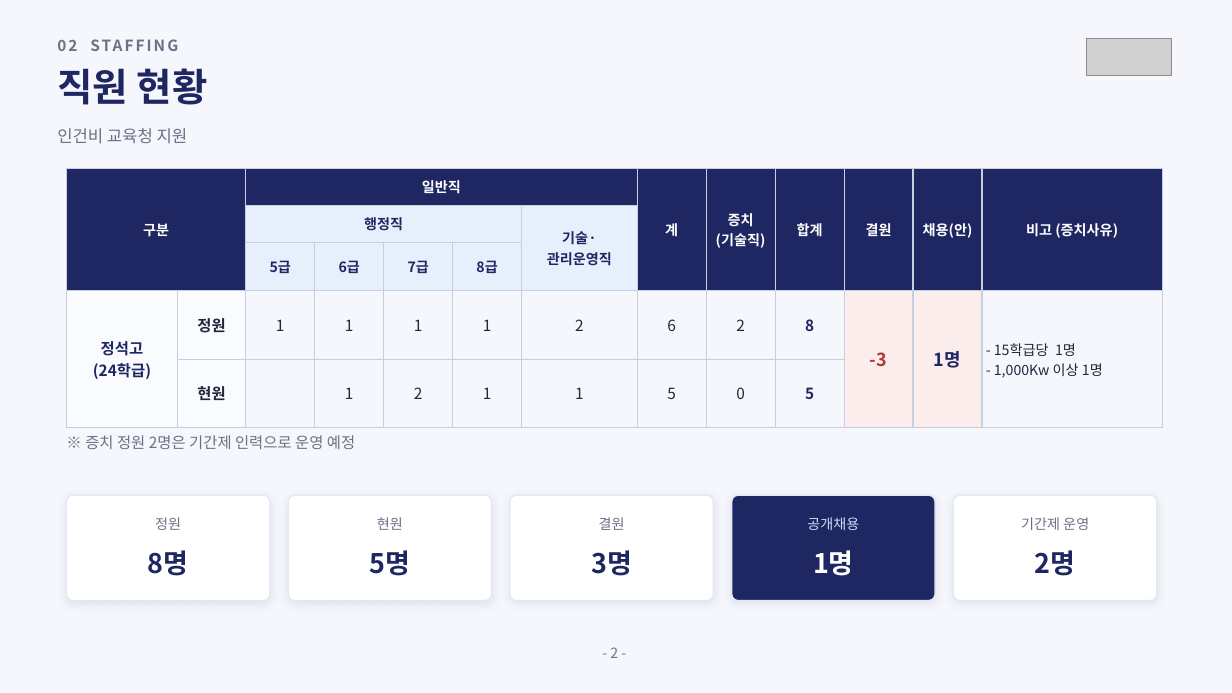
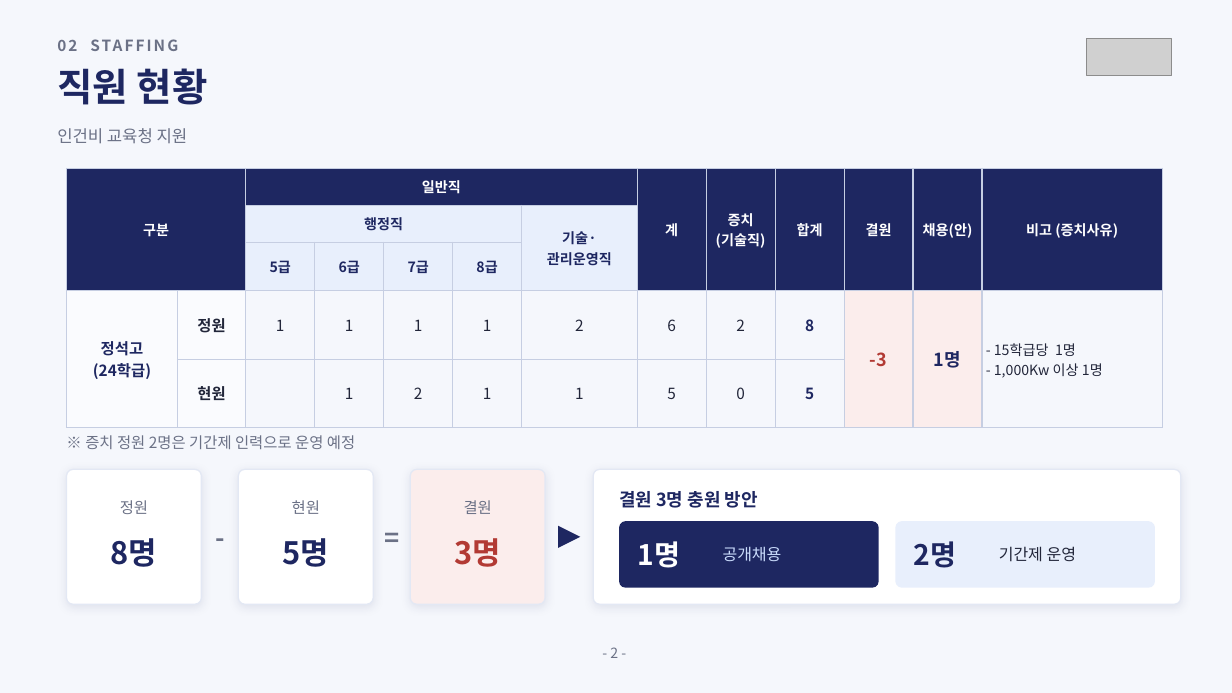
Before and after one commit to sogood459-max/miracle-guy, a slide deck: slide 3 of docs/2027년_사무직원_채용계획안.pptx. Drawn at 1232x693 pixels with LibreOffice and Linux fonts; fonts in the diff are those of the drawing; grey boxes stand for pictures. Boxes give left, top, right and bottom in pixels: in the first picture for what was removed or moved away, otherwise in the second. Text is boxed around its words. In the diff, an @@ line names an element or a change of style, - is before the commit and + after.

```diff
--- a/docs/2027년_사무직원_채용계획안.pptx
+++ b/docs/2027년_사무직원_채용계획안.pptx
@@ rounded rectangle: place and size @@
-rounded rectangle at bbox=[67, 495, 270, 601]
+rounded rectangle at bbox=[67, 470, 201, 604]
@@ text added at bbox=[201, 470, 238, 604], 20 pt, text #6B7186, bold @@
+-
@@ proportions changed in 3 elements at bbox=[67, 470, 201, 604], bbox=[593, 470, 1181, 604], bbox=[238, 470, 373, 604] @@
@@ rounded rectangle: place and size @@
-rounded rectangle at bbox=[288, 495, 492, 601]
+rounded rectangle at bbox=[238, 470, 373, 604]
@@ text added at bbox=[373, 470, 410, 604], 20 pt, text #6B7186, bold @@
+=
@@ rounded rectangle added at bbox=[410, 470, 545, 604], fill #FBEDEC, outline #E3E8F4 1 pt @@
@@ rounded rectangle: place and size @@
-rounded rectangle at bbox=[954, 495, 1157, 601]
+rounded rectangle at bbox=[593, 470, 1181, 604]
@@ text "정원": place and size @@
-text "정원" at bbox=[155, 517, 181, 530]
+text "정원" at bbox=[120, 500, 148, 514]
@@ text "현원": place and size @@
-text "현원" at bbox=[377, 517, 403, 530]
+text "현원" at bbox=[292, 500, 320, 514]
@@ size 11 to 12 pt in 3 elements at bbox=[120, 500, 148, 514], bbox=[292, 500, 320, 514], bbox=[464, 500, 492, 514] @@
@@ text "결원": place and size @@
-text "결원" at bbox=[599, 517, 625, 530]
+text "결원" at bbox=[464, 500, 492, 514]
@@ rounded rectangle removed at bbox=[510, 495, 714, 601] @@
@@ text added at bbox=[619, 491, 758, 508], 14 pt, text #1E2761, bold @@
+결원 3명 충원 방안
@@ text "8명": place and size @@
-text "8명" at bbox=[148, 550, 189, 576]
+text "8명" at bbox=[111, 538, 158, 567]
@@ text "8명" at bbox=[111, 538, 158, 567]: size 21 to 24 pt @@
@@ text "5명" at bbox=[283, 538, 330, 567]: size 21 to 24 pt @@
@@ text "5명": place and size @@
-text "5명" at bbox=[370, 550, 411, 576]
+text "5명" at bbox=[283, 538, 330, 567]
@@ text "3명": place and size @@
-text "3명" at bbox=[591, 550, 632, 576]
+text "3명" at bbox=[454, 538, 501, 567]
@@ text "3명" at bbox=[454, 538, 501, 567]: size 21 to 24 pt, text colour #1E2761 to #B23A34 @@
@@ triangle added at bbox=[558, 526, 580, 548], fill #1E2761 @@
@@ rounded rectangle: place and size @@
-rounded rectangle at bbox=[732, 495, 935, 601]
+rounded rectangle at bbox=[619, 521, 879, 588]
@@ rounded rectangle at bbox=[619, 521, 879, 588]: outline #E3E8F4 1 pt to none; shadow off; proportions changed @@
@@ text "1명" at bbox=[638, 541, 681, 568]: size 21 to 22 pt; alignment centre to left @@
@@ text "1명": place and size @@
-text "1명" at bbox=[813, 550, 854, 576]
+text "1명" at bbox=[638, 541, 681, 568]
@@ text "공개채용": place and size @@
-text "공개채용" at bbox=[807, 517, 859, 530]
+text "공개채용" at bbox=[723, 546, 782, 562]
@@ text "공개채용" at bbox=[723, 546, 782, 562]: size 11 to 12.5 pt; alignment centre to left @@
@@ rounded rectangle added at bbox=[896, 521, 1155, 588], fill #E8EFFC @@
@@ text "2명": place and size @@
-text "2명" at bbox=[1035, 550, 1076, 576]
+text "2명" at bbox=[914, 541, 957, 568]
@@ text "2명" at bbox=[914, 541, 957, 568]: size 21 to 22 pt; alignment centre to left @@
@@ text "기간제 운영": place and size @@
-text "기간제 운영" at bbox=[1021, 517, 1089, 530]
+text "기간제 운영" at bbox=[999, 546, 1076, 562]
@@ text "기간제 운영" at bbox=[999, 546, 1076, 562]: size 11 to 12.5 pt, text colour #6B7186 to #22263A; alignment centre to left @@
```
Also in this commit, not shown: 1 other file.
